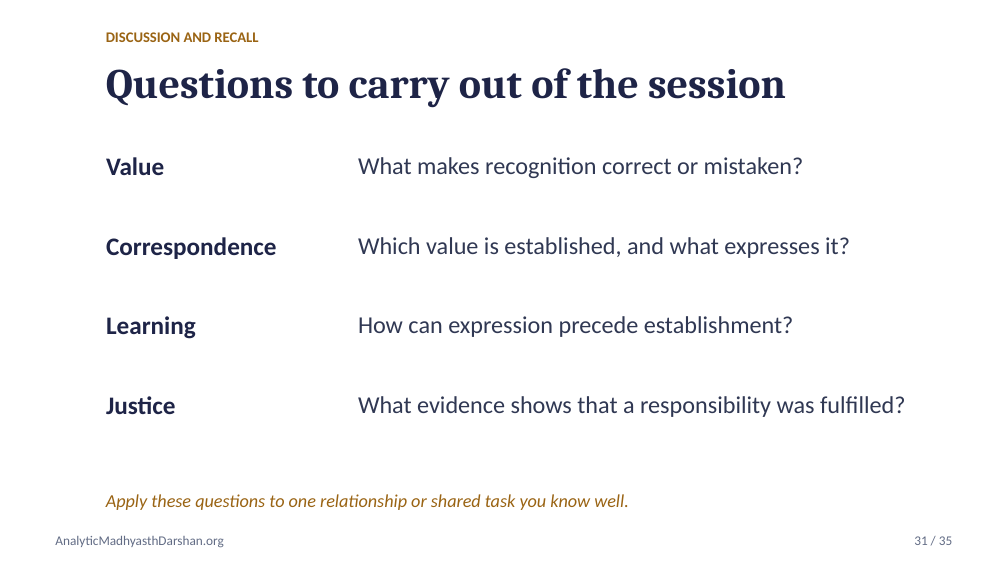
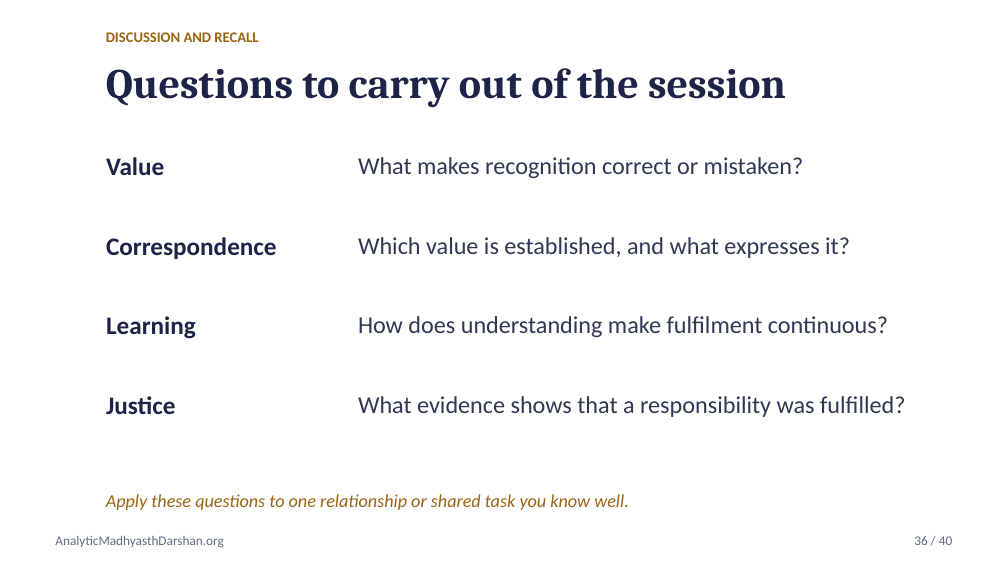
Before and after one commit to raghavamohan/AnalyticMadhyasthDarshan, a slide deck: slide 36 of Studies/Axiology-Value-Theory/Axiology-Value-Theory-Madhyasth-Darshan.pptx (slide 31 before the commit). Drawn at 1008x567 pixels with LibreOffice and Linux fonts; fonts in the diff are those of the drawing. Boxes give left, top, right and bottom in pixels: in the first picture for what was removed or moved away, otherwise in the second. Text is boxed around its words. In the diff, an @@ line names an element or a change of style, - is before the commit and + after.

```diff
--- a/Studies/Axiology-Value-Theory/Axiology-Value-Theory-Madhyasth-Darshan.pptx
+++ b/Studies/Axiology-Value-Theory/Axiology-Value-Theory-Madhyasth-Darshan.pptx
@@ text at [358, 316, 888, 337]: text changed @@
-How can expression precede establishment?
+How does understanding make fulfilment continuous?
@@ text at [914, 536, 952, 545]: text changed @@
-31 / 35
+36 / 40
```
Also in this commit, not shown: 34 other slides changed, 5 slides added, 12 other files.
